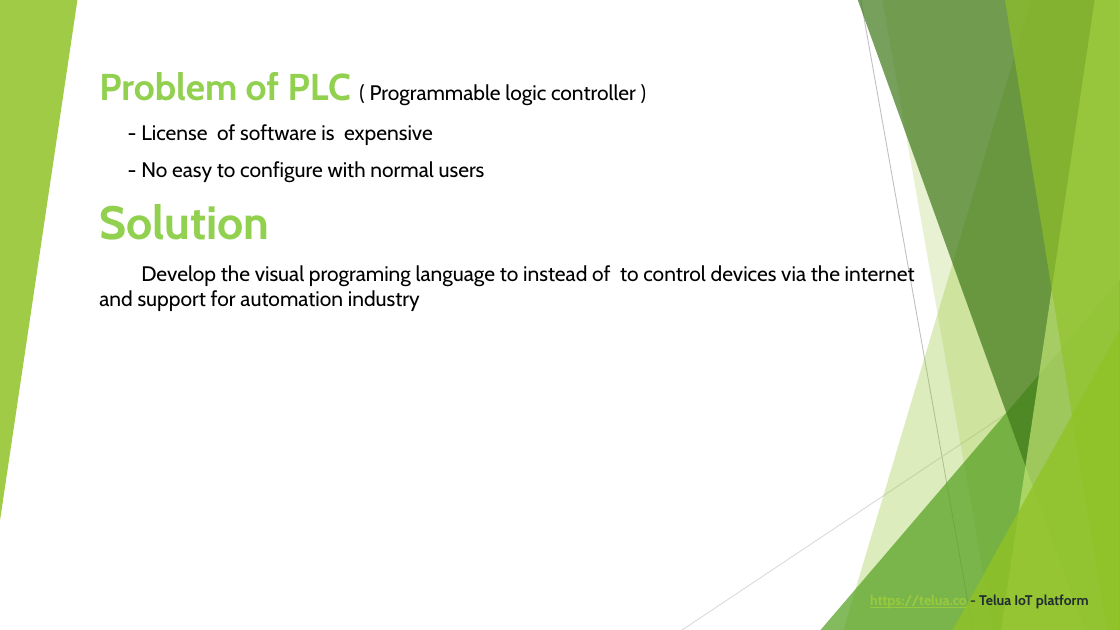
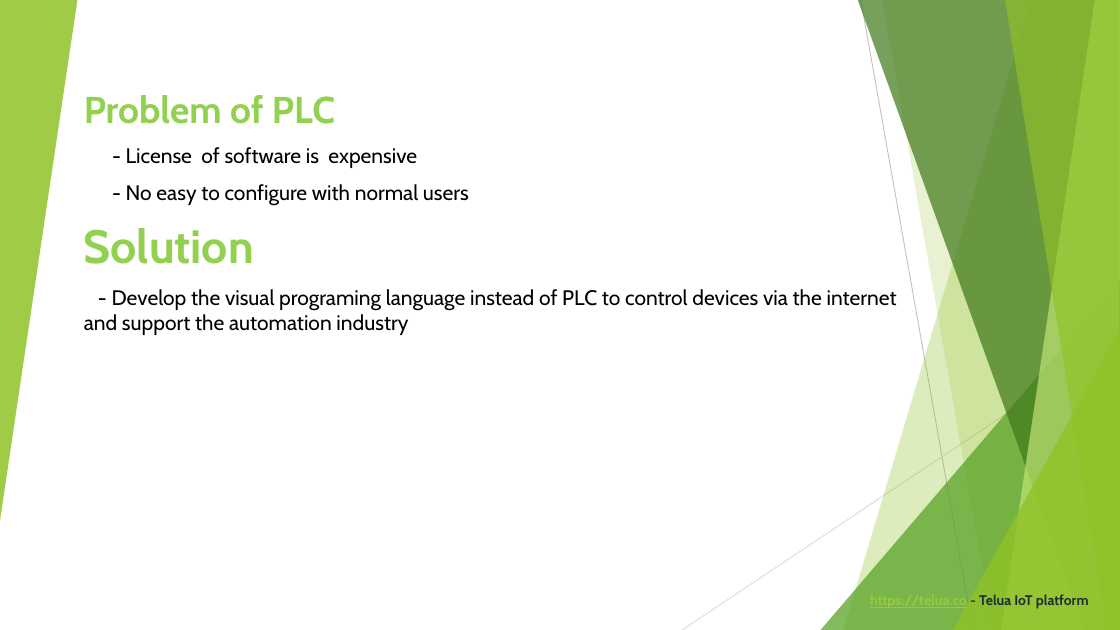
Before and after one commit to letrthong/telua_esp32_sensor, a slide deck: slide 3 of esp32_hardware/Telua_Pitch_Deck.pptx (slide 2 before the commit). Drawn at 1120x630 pixels with LibreOffice and Linux fonts; fonts in the diff are those of the drawing. Boxes give left, top, right and bottom in pixels: in the first picture for what was removed or moved away, otherwise in the second. Text is boxed around its words. In the diff, an @@ line names an element or a change of style, - is before the commit and + after.

```diff
--- a/esp32_hardware/Telua_Pitch_Deck.pptx
+++ b/esp32_hardware/Telua_Pitch_Deck.pptx
@@ subtitle "Problem of PLC": place and size @@
-subtitle "Problem of PLC" at box(99, 72, 915, 311)
+subtitle "Problem of PLC" at box(84, 95, 897, 335)
@@ subtitle at box(84, 95, 335, 124): text changed; size 18 to 32 pt; text colour #000000 to #92D050; bold on @@
-Problem of PLC ( Programmable logic controller )
+Problem of PLC
@@ subtitle at box(84, 289, 897, 335): text changed @@
-Develop the visual programing language to instead of to control devices via the internet and support for automation industry
+- Develop the visual programing language instead of PLC to control devices via the internet and support the automation industry
```
Also in this commit, not shown: 7 other slides changed, 1 slide added, 1 slide removed, 1 other file.
